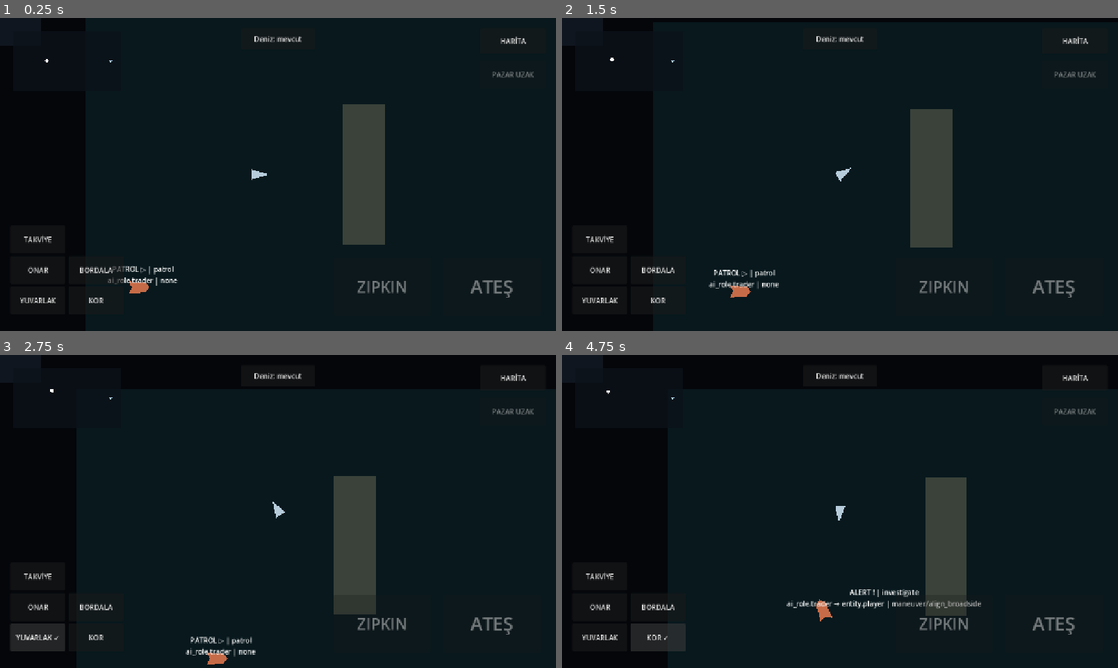
Above: before the commit, frames 1-4 (two rows, left to right).
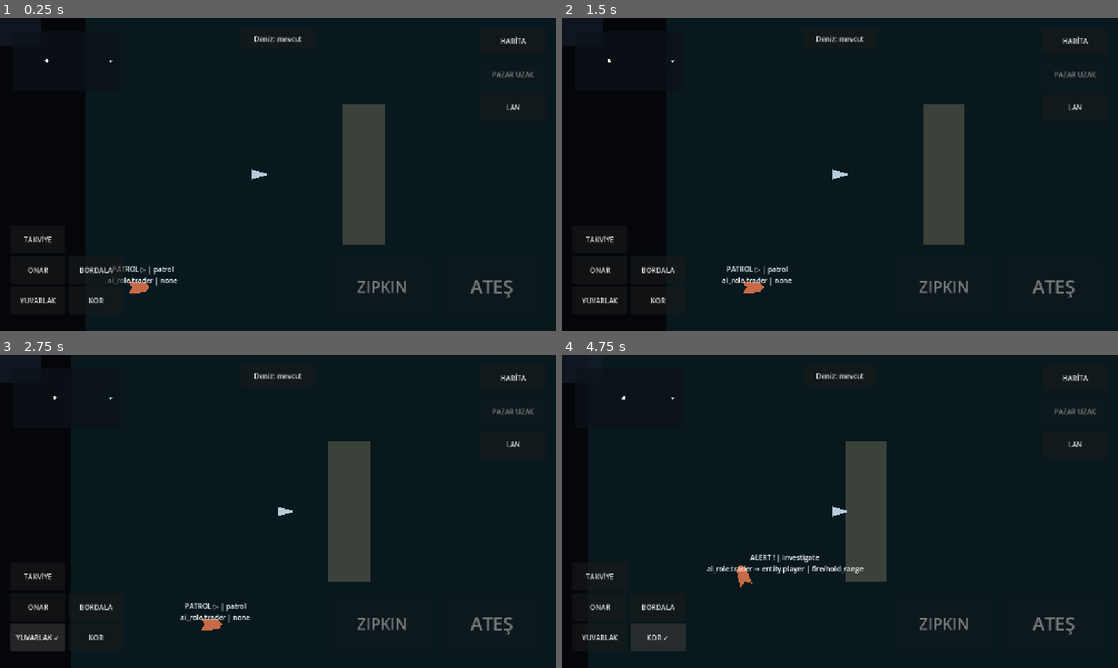
Above: after the commit, the same moments.

Repository: TheOsmanYILDIRIM/SeaCraft
Game: Godot game, scene res://src/presentation/bootstrap.tscn
Two runs of this game, one before a commit and one after it. Both use one fixed random seed, a clock stepped at 60 frames per second and the inputs below.
Inputs (mouse positions are in pixels of both pictures, inside the frame that each line leads up to):
- Up to frame 1 (0.25 s): no input
- Up to frame 2 (1.5 s): click (1073, 108) at 0.5 s, where only the run after the commit has a clickable "LAN"; click (840, 146) at 1.25 s, where only the run after the commit has a clickable "Limana git / geç"
- Up to frame 3 (2.75 s): click "YUVARLAK" at 2 s
- Up to frame 4 (4.75 s): click "YUVARLAK ✓" at 2.75 s; click "KOR" at 3.5 s; click "KOR ✓" at 4.25 s

The runs differ from the first frame. In frame 1, less than 0.1% of the frame differs, in the area x 91-94%, y 27-30%; in frame 2, 2.9%; in frame 3, 3.2%; in frame 4, 7.7%, in the area x 8-94%, y 11-86%.

Commit message:
PRG-05: expose mobile LAN lobby and guest market play

Diff:
--- a/src/network/production_lan_host.gd
+++ b/src/network/production_lan_host.gd
@@ -18,6 +18,9 @@
 var _definition_id := ""
 var _discovery_error := OK
 var _running := false
+var _market_id := ""
+var _market_guard: Prg05MarketAccessGuard
+var _next_market_snapshot_ms := 0
 
 
 func start_host(game_port: int, discovery_port: int, advertised_address: String,
@@ -57,6 +60,8 @@
 	if not guard.bind_market(market_id, sector, market_center, market_radius) or not _session.bind_market_access_authority(guard):
 		return _fail_start("market_authority_binding_failed")
 
+	_market_id = market_id
+	_market_guard = guard
 	_sector = sector
 	_combat = combat
 	_inventory = inventory
@@ -129,6 +134,9 @@
 
 
 func _process(_delta: float) -> void:
+	if is_running() and Time.get_ticks_msec() >= _next_market_snapshot_ms:
+		_next_market_snapshot_ms = Time.get_ticks_msec() + 500
+		_publish_market_view()
 	if not is_running() or _discovery == null:
 		return
 	var peers: Dictionary = _session.snapshot().get("peer_to_player", {})
@@ -191,3 +199,16 @@
 	_session = null
 	_running = false
 	return {"accepted": false, "reason": reason, "error": error}
+
+
+func _publish_market_view() -> void:
+	if _market_guard == null or _inventory == null:
+		return
+	var peers: Dictionary = _session.snapshot().get("peer_to_player", {})
+	for peer_id in peers:
+		if str(peers[peer_id]) != _remote_id:
+			continue
+		var allowed := _market_guard.allows(_remote_id, _market_id, _remote_motor)
+		var view := {"market_id": _market_id, "allowed": allowed, "balance": _inventory.economy_balance(_remote_id),
+			"quote": _inventory.economy_quote(_remote_id, _market_id) if allowed else {}}
+		_session.send_market_snapshot(int(peer_id), _remote_id, view)
--- a/src/network/session_client.gd
+++ b/src/network/session_client.gd
@@ -19,6 +19,7 @@
 signal command_accepted(sequence: int)
 signal command_rejected(sequence: int, reason: String)
 signal quest_snapshot_received(snapshot: Dictionary)
+signal market_snapshot_received(snapshot: Dictionary)
 
 var _peer: ENetMultiplayerPeer
 var _bridge: SessionRpcBridge
@@ -49,6 +50,7 @@
 	_bridge.baseline_chunk_received.connect(_on_baseline_chunk)
 	_bridge.baseline_ready_received.connect(_on_baseline_ready)
 	_bridge.transaction_result_received.connect(_on_transaction_result)
+	_bridge.market_snapshot_received.connect(_on_market_snapshot)
 	_replication = REPLICATION.new()
 	_replication.name = "Replication"
 	add_child(_replication, true)
@@ -339,3 +341,8 @@
 		return
 	_state = next_state
 	connection_state_changed.emit(_state)
+
+
+func _on_market_snapshot(snapshot: Dictionary) -> void:
+	if _state == STATE_READY and PROTOCOL.primitive_safe(snapshot):
+		market_snapshot_received.emit(snapshot.duplicate(true))
--- a/src/network/session_host.gd
+++ b/src/network/session_host.gd
@@ -551,3 +551,13 @@
 
 func _on_gameplay_drop_claimed(drop_id: String, _item_id: String, _quantity: int) -> void:
 	despawn_network_entity(drop_id)
+
+
+# Detached, targeted read-only market view. Never accepts client prices/identity.
+func send_market_snapshot(peer_id: int, player_id: String, snapshot: Dictionary) -> bool:
+	if not _running or peer_state(peer_id) != STATE_READY or mapped_player_id(peer_id) != player_id:
+		return false
+	if not PROTOCOL.primitive_safe(snapshot):
+		return false
+	_bridge.send_market_snapshot(peer_id, snapshot)
+	return true
--- a/src/network/session_protocol.gd
+++ b/src/network/session_protocol.gd
@@ -5,7 +5,7 @@
 const CONTENT_MANIFEST := preload("res://src/data/registry/content_manifest.gd")
 const COMMANDS := preload("res://src/simulation/commands/gameplay_command.gd")
 
-const PROTOCOL_VERSION: int = 7
+const PROTOCOL_VERSION: int = 8
 const CHANNEL_CONTROL: int = 0
 const CHANNEL_GAMEPLAY: int = 1
 const CHANNEL_SNAPSHOT: int = 2
--- a/src/network/session_rpc_bridge.gd
+++ b/src/network/session_rpc_bridge.gd
@@ -12,6 +12,7 @@
 signal baseline_chunk_received(chunk: Dictionary)
 signal baseline_ready_received(payload: Dictionary)
 signal transaction_result_received(transaction_id: String, result: Dictionary)
+signal market_snapshot_received(snapshot: Dictionary)
 
 
 func send_client_hello(hello: Dictionary) -> void:
@@ -115,3 +116,12 @@
 @rpc("authority", "call_remote", "reliable", 1)
 func _rpc_replication_event(event: Dictionary) -> void:
 	replication_event_received.emit(event)
+
+
+func send_market_snapshot(peer_id: int, snapshot: Dictionary) -> void:
+	rpc_id(peer_id, "_rpc_market_snapshot", snapshot)
+
+
+@rpc("authority", "call_remote", "reliable", 0)
+func _rpc_market_snapshot(snapshot: Dictionary) -> void:
+	market_snapshot_received.emit(snapshot)
--- a/src/presentation/bootstrap.gd
+++ b/src/presentation/bootstrap.gd
@@ -62,6 +62,15 @@
 var _lan_host: ProductionLanHost
 var _lan_remote_motor: ShipMotor
 var _lan_saved_state: Dictionary = {}
+var _lan_menu: PanelContainer
+var _lan_button: Button
+var _lan_status: Label
+var _lan_travel: Button
+var _lan_start: Button
+var _lan_join: Button
+var _lan_marker: Polygon2D
+const LAN_GAME_PORT := 17350
+const LAN_DISCOVERY_PORT := 17351
 var _sector_geometry: Node2D
 const ROUND_AMMO := "ammo.core_round"
 const EMBER_AMMO := "ammo.core_ember"
@@ -148,6 +157,7 @@
 	_setup_map_ui()
 	_setup_market_ui()
 	_setup_visual_pilot()
+	_setup_lan_ui()
 	ANDROID_TRACE.record("bootstrap", "world ready")
 	($InputController as GameplayInputController).ui_hit_test = _ui_captures_touch
 	print("SEACRAFT_CONTENT_MANIFEST %s %d" % [ContentManifest.current_hash(), ContentManifest.current_entry_count()])
@@ -733,6 +743,7 @@
 
 
 func _process(_delta: float) -> void:
+	_refresh_lan_ui()
 	if _save_service.is_dirty() and Time.get_ticks_msec() - _last_attempt_ms >= CHECKPOINT_INTERVAL_MS:
 		_flush_checkpoint()
 
@@ -1008,6 +1019,166 @@
 	_save_service.mark_dirty()
 	if _market_open:
 		_refresh_market_quote()
+
+
+func _setup_lan_ui() -> void:
+	_lan_button = Button.new()
+	_lan_button.name = "LanMenuButton"
+	_lan_button.text = "LAN"
+	_lan_button.size = Vector2(150, 64)
+	_lan_button.focus_mode = Control.FOCUS_NONE
+	$UI.add_child(_lan_button)
+	_lan_menu = PanelContainer.new()
+	_lan_menu.name = "LanMenu"
+	$UI.add_child(_lan_menu)
+	var column := VBoxContainer.new()
+	column.add_theme_constant_override("separation", 8)
+	_lan_menu.add_child(column)
+	_lan_status = Label.new()
+	_lan_status.autowrap_mode = TextServer.AUTOWRAP_WORD_SMART
+	_lan_status.add_theme_font_size_override("font_size", 22)
+	_lan_status.custom_minimum_size.y = 100
+	column.add_child(_lan_status)
+	_lan_travel = _lan_action(column, "Limana git / geç", _lan_travel_pressed)
+	_lan_start = _lan_action(column, "Oda oluştur", _lan_start_pressed)
+	_lan_join = _lan_action(column, "Odaya katıl", _lan_join_pressed)
+	_lan_action(column, "Kapat", _toggle_lan_menu)
+	_lan_button.pressed.connect(_toggle_lan_menu)
+	_lan_menu.hide()
+	get_viewport().size_changed.connect(_layout_lan_ui)
+	_layout_lan_ui()
+
+
+func _lan_action(column: VBoxContainer, caption: String, action: Callable) -> Button:
+	var button := Button.new()
+	button.text = caption
+	button.custom_minimum_size = Vector2(0, 64)
+	button.add_theme_font_size_override("font_size", 22)
+	button.focus_mode = Control.FOCUS_NONE
+	button.pressed.connect(action)
+	column.add_child(button)
+	return button
+
+
+func _layout_lan_ui() -> void:
+	var safe := get_viewport_rect()
+	if OS.has_feature("android"):
+		var window := Rect2i(DisplayServer.window_get_position(), DisplayServer.window_get_size())
+		var pixels := window.intersection(DisplayServer.get_display_safe_area())
+		if pixels.has_area():
+			pixels.position -= window.position
+			safe = safe.intersection(SafeAreaMath.display_safe_area_to_logical(Rect2(pixels), Vector2(1280, 720), Vector2(window.size)))
+	_lan_button.position = Vector2(safe.end.x - 174, safe.position.y + 174)
+	_lan_menu.size = Vector2(minf(640, safe.size.x - 48), 410)
+	_lan_menu.position = safe.get_center() - _lan_menu.size * 0.5
+
+
+func _toggle_lan_menu() -> void:
+	if not _lan_menu.visible:
+		if _market_open:
+			_toggle_market()
+		if _world_map_open:
+			_toggle_world_map()
+	_lan_menu.visible = not _lan_menu.visible
+	($InputController as GameplayInputController).set_world_input_blocked(_lan_menu.visible)
+	_refresh_lan_ui()
+
+
+func _refresh_lan_ui() -> void:
+	if _lan_menu == null or active_sector() == null:
+		return
+	var running := bool(lan_host_snapshot().get("running", false))
+	_lan_button.text = "LAN • AÇIK" if running else "LAN"
+	if _lan_marker != null:
+		_lan_marker.visible = running
+		if running and is_instance_valid(_lan_remote_motor):
+			_lan_marker.global_position = _lan_remote_motor.global_position
+			_lan_marker.rotation = _lan_remote_motor.rotation
+	if not _lan_menu.visible:
+		return
+	var haven := active_sector().sector_id == FoundationSector.HAVEN_ID
+	_lan_travel.disabled = running or (haven and _can_access_market())
+	_lan_start.disabled = not running and not _can_access_market()
+	_lan_start.text = "Odayı kapat" if running else "Oda oluştur"
+	_lan_join.disabled = running
+	if running:
+		var peers: Dictionary = lan_host_snapshot().get("peer_to_player", {})
+		var addresses := PackedStringArray()
+		for address in IP.get_local_addresses():
+			if SessionProtocol.valid_ipv4(address) and not address.begins_with("127."):
+				addresses.append(address)
+		_lan_status.text = "Oda açık • %d/2 oyuncu\nIP: %s • Port: %d" % [1 + peers.size(), ", ".join(addresses), LAN_GAME_PORT]
+	elif not _lan_status.has_meta("error"):
+		_lan_status.text = "Aynı Wi-Fi ağına bağlanın. Oda açmak için Güvenli Liman pazarına yaklaşın." if not _can_access_market() else "Güvenli Liman • Oda oluşturabilir veya başka odaya katılabilirsiniz."
+
+
+func _lan_travel_pressed() -> void:
+	_lan_status.remove_meta("error")
+	var sector := active_sector()
+	var anchor_id := "anchor.haven_center"
+	var gate_id := ""
+	match sector.sector_id:
+		FoundationSector.ID:
+			anchor_id = FoundationSector.FOUNDATION_GATE
+			gate_id = FoundationSector.GATE_FOUNDATION_OUTER
+		FoundationSector.OUTER_ID:
+			anchor_id = FoundationSector.OUTER_EAST
+			gate_id = FoundationSector.GATE_OUTER_HAVEN
+	var anchor := sector.anchor(anchor_id)
+	if anchor == null:
+		return
+	if not gate_id.is_empty() and _ship_motor.global_position.distance_to(anchor.position) <= 64.0:
+		var result := request_sector_transition(gate_id)
+		if not result.get("accepted", false):
+			_lan_status.text = str(result.get("reason", "Geçiş reddedildi"))
+			_lan_status.set_meta("error", true)
+		return
+	_on_gameplay_command(GameplayCommand.move_to_world_position(anchor.position))
+	_toggle_lan_menu()
+
+
+func _lan_start_pressed() -> void:
+	if lan_host_snapshot().get("running", false):
+		stop_lan_host()
+		request_checkpoint()
+		_refresh_lan_ui()
+		return
+	if not _can_access_market():
+		return
+	var permission := LanPermissionGate.new().request_from_user_action()
+	if permission != LanPermissionGate.RESULT_ALLOWED:
+		_lan_status.text = "Yerel ağ iznine izin verin, sonra tekrar deneyin: " + permission
+		_lan_status.set_meta("error", true)
+		return
+	var result := start_lan_host(LAN_GAME_PORT, LAN_DISCOVERY_PORT)
+	if not result.get("accepted", false):
+		_lan_status.text = "Oda açılamadı: " + str(result.get("reason", ""))
+		_lan_status.set_meta("error", true)
+		return
+	_lan_status.remove_meta("error")
+	# Pilot guests receive a single persisted, authority-owned starting grant.
+	var grant := _loot.inventory_state().grant_economy_currency_authoritative(LAN_REMOTE_PLAYER_ID, "event.lan.pilot.starting_credit", 1000)
+	if not grant.get("accepted", false):
+		push_warning("LAN starting credit: " + str(grant.get("reason", "")))
+	if _lan_marker == null:
+		_lan_marker = Polygon2D.new()
+		_lan_marker.polygon = PackedVector2Array([Vector2(-18, 12), Vector2(20, 0), Vector2(-18, -12)])
+		_lan_marker.color = Color(0.3, 0.85, 0.9)
+		add_child(_lan_marker)
+	request_checkpoint()
+	_refresh_lan_ui()
+
+
+func _lan_join_pressed() -> void:
+	if lan_host_snapshot().get("running", false):
+		return
+	# Persist only the local world before leaving it. Guest scene has no save service.
+	_flush_checkpoint()
+	if _save_service.is_dirty():
+		_lan_status.text = "Yerel kayıt tamamlanamadı. Önce kaydı doğrulayın."
+		_lan_status.set_meta("error", true)
+		return
+	get_tree().change_scene_to_file("res://src/presentation/lan_guest.tscn")
 
 
 func _setup_market_ui() -> void:
--- /dev/null
+++ b/src/presentation/lan_guest.gd
@@ -0,0 +1,329 @@
+extends Node2D
+
+const GAME_PORT := 17350
+const DISCOVERY_PORT := 17351
+const MARKET_ID := "market.haven.salvage"
+var _client: SessionClient
+var _discovery := LanDiscoveryClient.new()
+var _camera: GameplayCamera
+var _input_controller: GameplayInputController
+var _ui: CanvasLayer
+var _lobby: PanelContainer
+var _status: Label
+var _address: LineEdit
+var _rooms: ItemList
+var _join: Button
+var _resume: Button
+var _scan: Button
+var _menu: Button
+var _market_button: Button
+var _market: Prg05MarketPanel
+var _room_rows: Array[Dictionary] = []
+var _last_rooms := ""
+var _endpoint := ""
+var _port := GAME_PORT
+var _quote_allowed := false
+var _pending_txn := ""
+var _pending_sequence := -1
+var _pending_operation := ""
+var _pending_payload: Dictionary = {}
+var _followed: NetworkEntityProxy
+var _deadline := 0
+
+
+func _ready() -> void:
+	# Scene root and RPC descendants deliberately match shipped host paths.
+	var session := Node.new()
+	session.name = "LanSession"
+	add_child(session)
+	_client = SessionClient.new()
+	_client.name = "Session"
+	session.add_child(_client)
+	_client.connection_state_changed.connect(_state_changed)
+	_client.market_snapshot_received.connect(_consume_market)
+	_client.command_rejected.connect(_command_rejected)
+	_camera = GameplayCamera.new()
+	_camera.name = "GameplayCamera"
+	add_child(_camera)
+	_camera.set_world_limits(Rect2(-640, -360, 1280, 720))
+	_input_controller = GameplayInputController.new()
+	_input_controller.camera_path = NodePath("../GameplayCamera")
+	add_child(_input_controller)
+	_input_controller.ui_hit_test = _ui_hit
+	_input_controller.command_emitted.connect(_command)
+	_ui = CanvasLayer.new()
+	add_child(_ui)
+	_lobby = PanelContainer.new()
+	_ui.add_child(_lobby)
+	var column := VBoxContainer.new()
+	column.add_theme_constant_override("separation", 8)
+	_lobby.add_child(column)
+	_status = Label.new()
+	_status.text = "LAN • Aynı Wi-Fi ağına bağlanın"
+	_status.autowrap_mode = TextServer.AUTOWRAP_WORD_SMART
+	_status.add_theme_font_size_override("font_size", 22)
+	column.add_child(_status)
+	_scan = _button(column, "Odaları ara", _scan_rooms)
+	_rooms = ItemList.new()
+	_rooms.custom_minimum_size.y = 104
+	_rooms.item_selected.connect(_select_room)
+	column.add_child(_rooms)
+	_address = LineEdit.new()
+	_address.placeholder_text = "Host IPv4 adresi (örn. 192.168.1.10)"
+	_address.custom_minimum_size.y = 60
+	_address.add_theme_font_size_override("font_size", 22)
+	column.add_child(_address)
+	_join = _button(column, "IP ile / seçili odaya katıl", _join_room)
+	_resume = _button(column, "Yeniden bağlan", _resume_room)
+	_button(column, "Bağlantıyı kapat", _disconnect)
+	_button(column, "Tek oyuncuya dön", _leave)
+	_menu = _button(_ui, "LAN", _toggle_lobby)
+	_market_button = _button(_ui, "PAZAR", _toggle_market)
+	_market = Prg05MarketPanel.new()
+	_ui.add_child(_market)
+	_market.hide()
+	_market.market_intent_requested.connect(_trade)
+	_market.close_requested.connect(_toggle_market)
+	get_viewport().size_changed.connect(_layout)
+	_layout()
+	_state_changed(_client.state())
+	queue_redraw()
+
+
+func _button(parent: Node, label_text: String, action: Callable) -> Button:
+	var button := Button.new()
+	button.text = label_text
+	button.custom_minimum_size = Vector2(0, 58)
+	button.add_theme_font_size_override("font_size", 21)
+	button.focus_mode = Control.FOCUS_NONE
+	button.pressed.connect(action)
+	parent.add_child(button)
+	return button
+
+
+func _layout() -> void:
+	var safe := get_viewport_rect()
+	if OS.has_feature("android"):
+		var window := Rect2i(DisplayServer.window_get_position(), DisplayServer.window_get_size())
+		var pixels := window.intersection(DisplayServer.get_display_safe_area())
+		if pixels.has_area():
+			pixels.position -= window.position
+			safe = safe.intersection(SafeAreaMath.display_safe_area_to_logical(Rect2(pixels), Vector2(1280, 720), Vector2(window.size)))
+	_lobby.size = Vector2(minf(740, safe.size.x - 48), minf(590, safe.size.y - 40))
+	_lobby.position = safe.get_center() - _lobby.size * 0.5
+	_menu.size = Vector2(150, 64)
+	_menu.position = Vector2(safe.end.x - 174, safe.position.y + 24)
+	_market_button.size = Vector2(150, 64)
+	_market_button.position = Vector2(safe.end.x - 174, safe.position.y + 98)
+	_market.size = Vector2(minf(730, safe.size.x - 48), minf(490, safe.size.y - 48))
+	_market.position = safe.get_center() - _market.size * 0.5
+
+
+func _draw() -> void:
+	draw_rect(Rect2(-640, -360, 1280, 720), Color(0.035, 0.095, 0.115))
+	draw_arc(Vector2.ZERO, 128, 0, TAU, 64, Color(0.9, 0.75, 0.3), 2)
+	draw_circle(Vector2.ZERO, 5, Color.GOLD)
+
+
+func _permit() -> bool:
+	var result := LanPermissionGate.new().request_from_user_action()
+	if result == LanPermissionGate.RESULT_ALLOWED:
+		return true
+	_status.text = "Yerel ağ iznini verin ve tekrar deneyin: " + result
+	return false
+
+
+func _scan_rooms() -> void:
+	if not _permit():
+		return
+	if _discovery.is_active():
+		_discovery.stop()
+	var error := _discovery.start(DISCOVERY_PORT)
+	_status.text = "Odalar aranıyor..." if error == OK else "Arama açılamadı: %s (IP ile katılabilirsiniz)" % error
+
+
+func _select_room(index: int) -> void:
+	if index < 0 or index >= _room_rows.size():
+		return
+	_address.text = str(_room_rows[index]["address"])
+	_port = int(_room_rows[index]["game_port"])
+
+
+func _join_room() -> void:
+	if not _permit():
+		return
+	var address := _address.text.strip_edges()
+	if not SessionProtocol.valid_ipv4(address):
+		_status.text = "Geçerli IPv4 adresi girin."
+		return
+	if _client.state() != SessionClient.STATE_DISCONNECTED:
+		_client.close_session()
+	_endpoint = address
+	_pending_txn = ""
+	_pending_payload.clear()
+	_connect_result(_client.join(_endpoint, _port))
+
+
+func _resume_room() -> void:
+	if not _permit() or not _client.can_resume():
+		return
+	_connect_result(_client.resume(_endpoint, _port))
+
+
+func _connect_result(error: int) -> void:
+	if error != OK:
+		_status.text = "Bağlantı açılamadı: %s" % error
+	else:
+		_deadline = Time.get_ticks_msec() + 15000
+		if _discovery.is_active():
+			_discovery.stop()
+
+
+func _disconnect() -> void:
+	_client.close_session()
+	_client.clear_resume_credentials()
+	_pending_txn = ""
+	_pending_payload.clear()
+	_state_changed(_client.state())
+
+
+func _leave() -> void:
+	_disconnect()
+	_discovery.stop()
+	get_tree().change_scene_to_file("res://src/presentation/bootstrap.tscn")
+
+
+func _exit_tree() -> void:
+	_discovery.stop()
+	if is_instance_valid(_client):
+		_client.close_session()
+
+
+func _state_changed(state: String) -> void:
+	var ready := state == SessionClient.STATE_READY
+	_status.text = "Bağlandı • Pazar halkasına yaklaşın" if ready else "LAN: " + state
+	if state == SessionClient.STATE_REJECTED:
+		_status.text = "Bağlantı reddedildi: " + _client.rejection_reason()
+	if ready:
+		_deadline = 0
+		_lobby.hide()
+		if not _pending_txn.is_empty():
+			_pending_sequence = _client.next_sequence()
+			if not _client.send_intent(_pending_operation, _pending_payload):
+				_pending_sequence = -1
+	else:
+		_lobby.show()
+		_market.hide()
+		_quote_allowed = false
+		_followed = null
+		_camera.set_follow_target(null)
+	_join.disabled = ready or state not in [SessionClient.STATE_DISCONNECTED, SessionClient.STATE_REJECTED]
+	_scan.disabled = _join.disabled
+	_resume.disabled = not _client.can_resume()
+	_market_button.disabled = not ready or not _quote_allowed
+	_input_controller.set_world_input_blocked(not ready or _lobby.visible)
+
+
+func _toggle_lobby() -> void:
+	if _client.state() != SessionClient.STATE_READY:
+		return
+	_market.hide()
+	_lobby.visible = not _lobby.visible
+	_input_controller.set_world_input_blocked(_lobby.visible)
+
+
+func _toggle_market() -> void:
+	if not _quote_allowed or _client.state() != SessionClient.STATE_READY:
+		return
+	_lobby.hide()
+	_market.visible = not _market.visible
+	_input_controller.set_world_input_blocked(_market.visible)
+
+
+func _ui_hit(position: Vector2) -> bool:
+	for control in [_lobby, _menu, _market_button, _market]:
+		if control.is_visible_in_tree() and control.get_global_rect().has_point(position):
+			return true
+	return false
+
+
+func _command(command: Dictionary) -> void:
+	if command.get("type") in [GameplayCommand.MOVE_TO_WORLD_POSITION, GameplayCommand.CANCEL]:
+		_client.send_command(command)
+
+
+func _consume_market(snapshot: Dictionary) -> void:
+	if snapshot.get("market_id") != MARKET_ID:
+		return
+	_quote_allowed = bool(snapshot.get("allowed", false))
+	if _quote_allowed:
+		_quote_allowed = _market.consume_snapshot(MARKET_ID, snapshot.get("quote", {}), int(snapshot.get("balance", -1)))
+	_market_button.disabled = not _quote_allowed
+	if not _quote_allowed:
+		_market.hide()
+		_input_controller.set_world_input_blocked(_lobby.visible)
+
+
+func _trade(operation: String, payload: Dictionary) -> void:
+	if not _quote_allowed or not _pending_txn.is_empty():
+		return
+	var id := "txn.market.guest.r%s" % Crypto.new().generate_random_bytes(16).hex_encode()
+	var request := payload.duplicate(true)
+	request["transaction_id"] = id
+	var sequence := _client.next_sequence()
+	if _client.send_intent(operation, request):
+		_pending_txn = id
+		_pending_sequence = sequence
+		_pending_operation = operation
+		_pending_payload = request
+		_market.show_result({"accepted": false, "reason": "Sunucu yanıtı bekleniyor"})
+
+
+func _command_rejected(sequence: int, reason: String) -> void:
+	if sequence == _pending_sequence and not _pending_txn.is_empty():
+		_market.show_result({"accepted": false, "reason": reason})
+		_pending_txn = ""
+		_pending_payload.clear()
+
+
+func _process(_delta: float) -> void:
+	if _discovery.is_active():
+		_discovery.poll()
+		var rows := _discovery.compatible_sessions()
+		var signature := ""
+		for row in rows:
+			signature += "%s:%s:%s;" % [row.get("address"), row.get("game_port"), row.get("player_count")]
+		if signature != _last_rooms:
+			_last_rooms = signature
+			_room_rows = rows
+			_rooms.clear()
+			for row in rows:
+				_rooms.add_item("%s:%s • %s oyuncu" % [row.get("address"), row.get("game_port"), row.get("player_count")])
+	if _deadline > 0 and Time.get_ticks_msec() > _deadline:
+		_deadline = 0
+		_client.close_session()
+		_status.text = "Bağlantı zaman aşımı. Tekrar deneyin."
+	if _client.state() != SessionClient.STATE_READY:
+		return
+	var registry := _client.network_entity_registry()
+	if registry != null:
+		for id in registry.entity_ids():
+			var proxy := registry.proxy(id)
+			if proxy == null:
+				continue
+			if not proxy.has_node("LanShipMarker"):
+				var marker := Polygon2D.new()
+				marker.name = "LanShipMarker"
+				marker.polygon = PackedVector2Array([Vector2(-18, 12), Vector2(20, 0), Vector2(-18, -12)])
+				marker.color = Color.CYAN if id == _client.assigned_player_id() else Color.WHITE
+				proxy.add_child(marker)
+			if id == _client.assigned_player_id() and proxy != _followed:
+				_followed = proxy
+				_camera.set_follow_target(proxy)
+				_camera.recenter()
+	if not _pending_txn.is_empty():
+		var result := _client.transaction_result(_pending_txn)
+		if not result.is_empty():
+			_market.show_result(result)
+			_pending_txn = ""
+			_pending_payload.clear()
--- /dev/null
+++ b/src/presentation/lan_guest.tscn
@@ -0,0 +1,6 @@
+[gd_scene load_steps=2 format=3]
+
+[ext_resource type="Script" path="res://src/presentation/lan_guest.gd" id="1"]
+
+[node name="Bootstrap" type="Node2D"]
+script = ExtResource("1")
